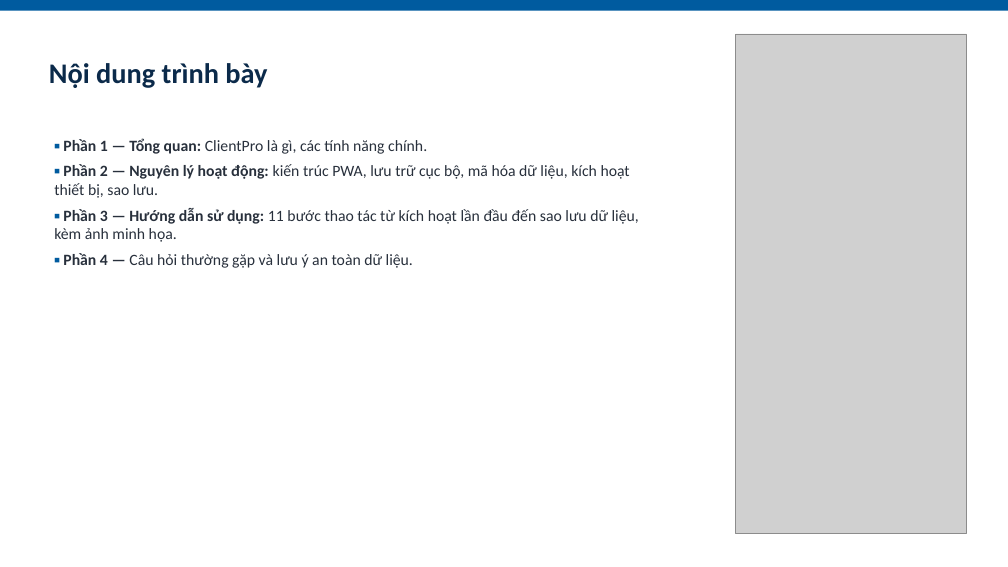
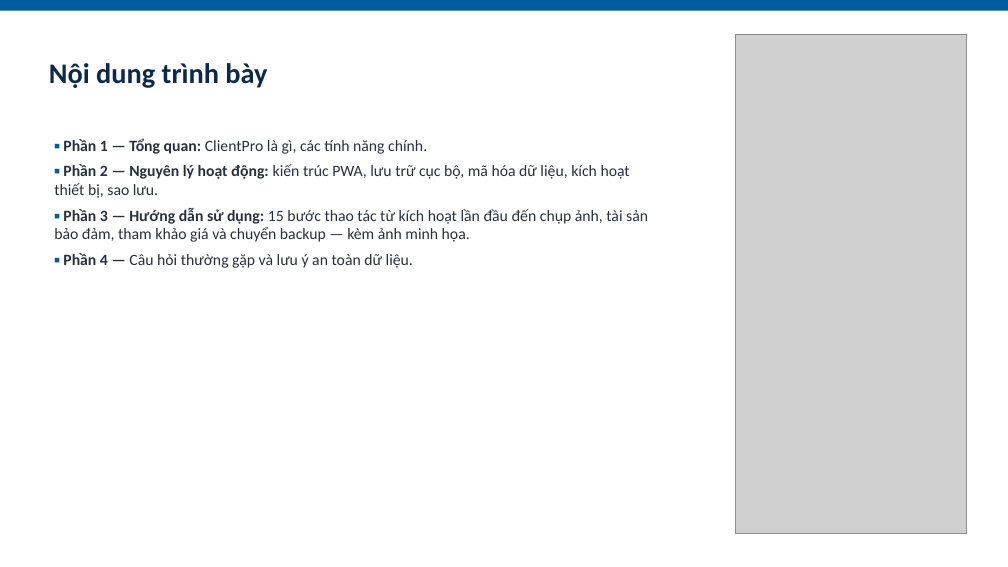
Before and after one commit to hungnq131193-ux/ClientPro, a slide deck: slide 2 of docs/ClientPro_HuongDanSuDung.pptx. Drawn at 1008x567 pixels with LibreOffice and Linux fonts; fonts in the diff are those of the drawing; grey boxes stand for pictures. Boxes give left, top, right and bottom in pixels: in the first picture for what was removed or moved away, otherwise in the second. Text is boxed around its words. In the diff, an @@ line names an element or a change of style, - is before the commit and + after.

```diff
--- a/docs/ClientPro_HuongDanSuDung.pptx
+++ b/docs/ClientPro_HuongDanSuDung.pptx
@@ text at <box>54,208,648,242</box>: text changed @@
-▪ Phần 3 — Hướng dẫn sử dụng: 11 bước thao tác từ kích hoạt lần đầu đến sao lưu dữ liệu, kèm ảnh minh họa.
+▪ Phần 3 — Hướng dẫn sử dụng: 15 bước thao tác từ kích hoạt lần đầu đến chụp ảnh, tài sản bảo đảm, tham khảo giá và chuyển backup — kèm ảnh minh họa.
```
Also in this commit, not shown: 16 other slides changed, 6 slides added, 1 slide removed, 1 other file.
